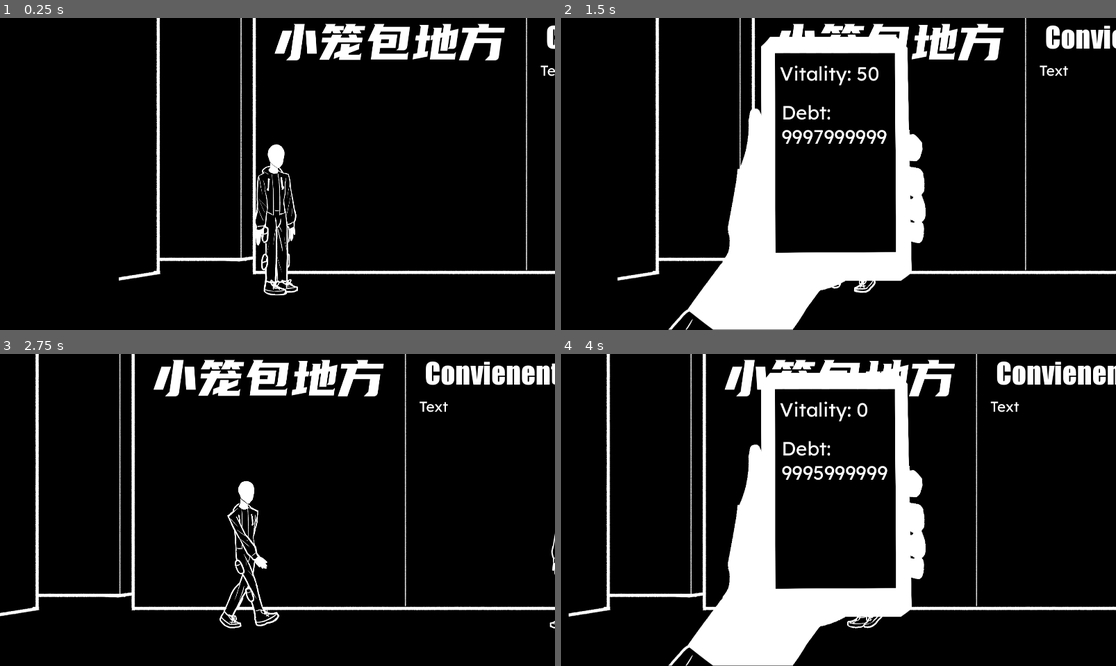
Above: before the commit, frames 1-4 (two rows, left to right).
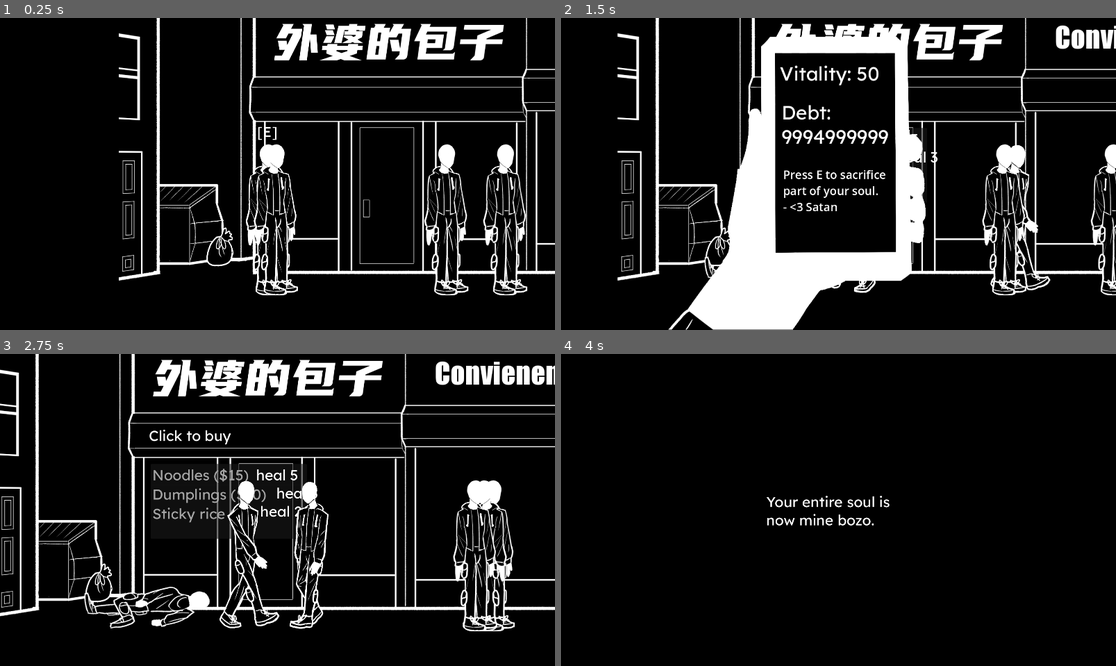
Above: after the commit, the same moments.

Repository: Cobble-Stun/Health-is-Currency
Game: Godot game, scene res://Scenes/Street.tscn
The game is run twice, just before and just after one commit, with the same random seed, the same clock (stepped at 60 frames per second) and the same inputs.
Inputs (mouse positions are in pixels of both pictures, inside the frame that each line leads up to):
- Up to frame 1 (0.25 s): no input
- Up to frame 2 (1.5 s): tap Enter at 0.5, 1.25 s; move the mouse to (960, 158) at 0.52 s; hold Right (Right) 0.53-1.28 s; tap Tab (Phone) at 0.6 s; tap E (Sacrifice) at 0.8, 1.35 s; move the mouse to (727, 189) at 1.27 s; hold Left (Left) from 1.28 s (still down)
- Up to frame 3 (2.75 s): tap Tab (Phone) at 1.55 s; tap E (Sacrifice) at 2, 2.3 s; move the mouse to (333, 441) at 2.02 s; release Left (Left) at 2.03 s; hold Right (Right) from 2.03 s (still down); click (333, 441) at 2.1 s
- Up to frame 4 (4 s): tap Enter at 2.75 s; move the mouse to (810, 572) at 2.77 s; tap Tab (Phone) at 2.85 s; tap E (Sacrifice) at 3.5, 3.6 s; move the mouse to (1005, 556) at 3.52 s; release Right (Right) at 3.53 s; hold Left (Left) from 3.53 s (still down)

The runs differ from the first frame. In frame 1, 9.5% of the frame differs, in the area x 21-100%, y 1-89%; in frame 2, 8.6%; in frame 3, 13%; in frame 4, 20%, in the area x 1-100%, y 0-100%.

Commit message:
Added Enemy Death, and Stores

Diff:
--- a/Prefabs/enemy.tscn
+++ b/Prefabs/enemy.tscn
@@ -1,7 +1,13 @@
-[gd_scene load_steps=5 format=3 uid="uid://0jnmi4ke1jw"]
+[gd_scene load_steps=12 format=3 uid="uid://0jnmi4ke1jw"]
 
 [ext_resource type="Script" path="res://Scripts/Enemy.gd" id="1_g8ymc"]
+[ext_resource type="Texture2D" uid="uid://drttbblqq10i4" path="res://Sprites/Game Jam Dead.png" id="2_1r3wv"]
 [ext_resource type="Texture2D" uid="uid://cqrugh4s0mtfy" path="res://Sprites/Player/Idle.png" id="2_s2a1c"]
+[ext_resource type="Texture2D" uid="uid://um7iupkyx6j1" path="res://Sprites/Player/MC walk1.png" id="4_3d6kx"]
+[ext_resource type="Texture2D" uid="uid://dwifel4vjystf" path="res://Sprites/Player/MC walk2.png" id="5_1uqyl"]
+[ext_resource type="Texture2D" uid="uid://6hh8wi8hofk4" path="res://Sprites/Player/MC walk3.png" id="6_go40s"]
+[ext_resource type="Texture2D" uid="uid://g2kbao3r4064" path="res://Sprites/Player/MC walk4.png" id="7_of4he"]
+[ext_resource type="Theme" uid="uid://defr2d40hwy3d" path="res://Application/UI.tres" id="8_d5ebf"]
 
 [sub_resource type="RectangleShape2D" id="RectangleShape2D_u8g0o"]
 size = Vector2(144, 518)
@@ -10,12 +16,40 @@
 animations = [{
 "frames": [{
 "duration": 1.0,
+"texture": ExtResource("2_1r3wv")
+}],
+"loop": true,
+"name": &"Dead",
+"speed": 5.0
+}, {
+"frames": [{
+"duration": 1.0,
 "texture": ExtResource("2_s2a1c")
 }],
 "loop": true,
 "name": &"Idle",
 "speed": 5.0
+}, {
+"frames": [{
+"duration": 1.0,
+"texture": ExtResource("4_3d6kx")
+}, {
+"duration": 1.0,
+"texture": ExtResource("5_1uqyl")
+}, {
+"duration": 1.0,
+"texture": ExtResource("6_go40s")
+}, {
+"duration": 1.0,
+"texture": ExtResource("7_of4he")
+}],
+"loop": true,
+"name": &"Walking",
+"speed": 5.0
 }]
+
+[sub_resource type="RectangleShape2D" id="RectangleShape2D_eeycp"]
+size = Vector2(274, 518)
 
 [node name="Enemy" type="CharacterBody2D"]
 collision_layer = 2
@@ -28,7 +62,27 @@
 
 [node name="AnimatedSprite2D" type="AnimatedSprite2D" parent="."]
 sprite_frames = SubResource("SpriteFrames_5ijkp")
-animation = &"Idle"
+animation = &"Walking"
+frame = 2
+frame_progress = 0.0233641
 
 [node name="Timer" type="Timer" parent="."]
 one_shot = true
+
+[node name="Sacrifice Text" type="RichTextLabel" parent="."]
+visible = false
+offset_left = -43.0
+offset_top = -328.0
+offset_right = 37.0
+offset_bottom = -243.0
+theme = ExtResource("8_d5ebf")
+text = "[E]"
+
+[node name="CheckPlayer" type="Area2D" parent="."]
+
+[node name="CollisionShape2D" type="CollisionShape2D" parent="CheckPlayer"]
+position = Vector2(-14, 6)
+shape = SubResource("RectangleShape2D_eeycp")
+
+[connection signal="body_entered" from="CheckPlayer" to="." method="_on_check_player_body_entered"]
+[connection signal="body_exited" from="CheckPlayer" to="." method="_on_check_player_body_exited"]
--- a/Prefabs/player.tscn
+++ b/Prefabs/player.tscn
@@ -39,6 +39,7 @@
 }]
 
 [node name="Player" type="CharacterBody2D"]
+z_index = 1
 script = ExtResource("1_hqqdr")
 
 [node name="CollisionShape2D" type="CollisionShape2D" parent="."]
@@ -54,3 +55,8 @@
 animation = &"Run"
 frame = 3
 frame_progress = 0.999429
+
+[node name="AudioStreamPlayer" type="AudioStreamPlayer" parent="."]
+
+[node name="Timer" type="Timer" parent="."]
+wait_time = 2.5
--- a/Prefabs/store.tscn
+++ b/Prefabs/store.tscn
@@ -18,7 +18,22 @@
 offset_right = 257.0
 offset_bottom = -133.0
 theme = ExtResource("2_iqhh2")
-text = "Text"
+text = "Click to buy"
+
+[node name="ItemList" type="ItemList" parent="Text"]
+offset_left = 16.0
+offset_top = 106.0
+offset_right = 745.0
+offset_bottom = 364.0
+theme = ExtResource("2_iqhh2")
+
+[node name="Item descriptions" type="RichTextLabel" parent="Text"]
+layout_mode = 0
+offset_left = 295.0
+offset_top = 103.0
+offset_right = 632.0
+offset_bottom = 307.0
+theme = ExtResource("2_iqhh2")
 
 [connection signal="body_entered" from="." to="." method="_on_body_entered"]
 [connection signal="body_exited" from="." to="." method="_on_body_exited"]
--- a/Scenes/Apartment Intro.tscn
+++ b/Scenes/Apartment Intro.tscn
@@ -1,11 +1,11 @@
-[gd_scene load_steps=16 format=3 uid="uid://cr5li3pxq02kc"]
+[gd_scene load_steps=17 format=3 uid="uid://cr5li3pxq02kc"]
 
 [ext_resource type="Texture2D" uid="uid://43ddwdisde7j" path="res://Sprites/Backgrounds/Game Jam Bedroom.png" id="1_302dv"]
 [ext_resource type="PackedScene" uid="uid://x07dgs512pd7" path="res://Prefabs/dialogue.tscn" id="2_nehug"]
 [ext_resource type="PackedScene" uid="uid://fuaplykj6mmt" path="res://Prefabs/player.tscn" id="3_gjynm"]
-[ext_resource type="AudioStream" uid="uid://vtyoeouaskg2" path="res://Music/Calm before the Storm.ogg" id="4_apq3o"]
 [ext_resource type="Texture2D" uid="uid://bwwiekpcvatvn" path="res://Sprites/Satin.png" id="5_if8so"]
 [ext_resource type="Script" path="res://Scripts/Intro/Satin.gd" id="6_0a0g6"]
+[ext_resource type="AudioStream" uid="uid://dx1rosrj0qeyt" path="res://Music/Apartment Game Jam.ogg" id="6_60v2f"]
 [ext_resource type="Texture2D" uid="uid://d0tvsnnxu25r4" path="res://Sprites/Intro/Apartment Intro.png" id="7_3eau3"]
 [ext_resource type="Script" path="res://Scripts/Phone.gd" id="7_c1hlg"]
 [ext_resource type="Texture2D" uid="uid://clot6sosggjmb" path="res://Sprites/Game Jam Phone Overlay.png" id="8_dtsfq"]
@@ -51,6 +51,9 @@
 "Bring Up": SubResource("Animation_c6fbn")
 }
 
+[sub_resource type="Theme" id="Theme_irhqd"]
+default_font_size = 30
+
 [node name="Apartment Intro" type="Node2D"]
 
 [node name="StaticBody2D" type="StaticBody2D" parent="."]
@@ -89,22 +92,23 @@
 position = Vector2(150, 0)
 
 [node name="Music" type="AudioStreamPlayer" parent="."]
-stream = ExtResource("4_apq3o")
+stream = ExtResource("6_60v2f")
+autoplay = true
 
-[node name="CanvasLayer" type="CanvasLayer" parent="."]
+[node name="Phone" type="CanvasLayer" parent="."]
 script = ExtResource("7_c1hlg")
 
-[node name="PhoneOverlay" type="Sprite2D" parent="CanvasLayer"]
+[node name="PhoneOverlay" type="Sprite2D" parent="Phone"]
 position = Vector2(964, 2000)
 scale = Vector2(1.33, 1.33)
 texture = ExtResource("8_dtsfq")
 
-[node name="AnimationPlayer" type="AnimationPlayer" parent="CanvasLayer/PhoneOverlay"]
+[node name="AnimationPlayer" type="AnimationPlayer" parent="Phone/PhoneOverlay"]
 libraries = {
 "": SubResource("AnimationLibrary_eyqp3")
 }
 
-[node name="Health" type="RichTextLabel" parent="CanvasLayer/PhoneOverlay"]
+[node name="Health" type="RichTextLabel" parent="Phone/PhoneOverlay"]
 offset_left = -156.0
 offset_top = -293.0
 offset_right = 136.0
@@ -112,21 +116,55 @@
 theme = ExtResource("9_vitdj")
 text = "Vitality: 100"
 
-[node name="Debt" type="RichTextLabel" parent="CanvasLayer/PhoneOverlay"]
+[node name="Debt" type="RichTextLabel" parent="Phone/PhoneOverlay"]
 offset_left = -151.0
 offset_top = -192.0
-offset_right = 129.0
+offset_right = 145.0
 offset_bottom = 191.0
 theme = ExtResource("9_vitdj")
 text = "Debt: 9999999999"
 
-[node name="ApartmentIntro" type="Sprite2D" parent="CanvasLayer"]
+[node name="Message" type="RichTextLabel" parent="Phone/PhoneOverlay"]
+offset_left = -146.617
+offset_top = -20.3008
+offset_right = 156.383
+offset_bottom = 238.699
+theme = SubResource("Theme_irhqd")
+text = "Press E to sacrifice part of your soul.
+- <3 Satan"
+
+[node name="ApartmentIntro" type="Sprite2D" parent="Phone"]
 position = Vector2(960, 540)
 texture = ExtResource("7_3eau3")
 script = ExtResource("8_t3wqm")
 
-[node name="Timer" type="Timer" parent="CanvasLayer/ApartmentIntro"]
+[node name="Timer" type="Timer" parent="Phone/ApartmentIntro"]
 wait_time = 2.0
+
+[node name="GameOverUI" type="ColorRect" parent="Phone"]
+visible = false
+anchors_preset = 15
+anchor_right = 1.0
+anchor_bottom = 1.0
+grow_horizontal = 2
+grow_vertical = 2
+color = Color(0, 0, 0, 1)
+
+[node name="RichTextLabel" type="RichTextLabel" parent="Phone/GameOverUI"]
+layout_mode = 1
+anchors_preset = 8
+anchor_left = 0.5
+anchor_top = 0.5
+anchor_right = 0.5
+anchor_bottom = 0.5
+offset_left = -250.0
+offset_top = -60.0
+offset_right = 228.0
+offset_bottom = 326.0
+grow_horizontal = 2
+grow_vertical = 2
+theme = ExtResource("9_vitdj")
+text = "Your entire soul is now mine bozo."
 
 [node name="Laugh" type="AudioStreamPlayer" parent="."]
 stream = ExtResource("12_rl4gw")
--- a/Scenes/Apartment.tscn
+++ b/Scenes/Apartment.tscn
@@ -1,12 +1,13 @@
-[gd_scene load_steps=11 format=3 uid="uid://c6wf2lffkiu17"]
+[gd_scene load_steps=14 format=3 uid="uid://c6wf2lffkiu17"]
 
 [ext_resource type="Texture2D" uid="uid://43ddwdisde7j" path="res://Sprites/Backgrounds/Game Jam Bedroom.png" id="1_1mww1"]
+[ext_resource type="AudioStream" uid="uid://dx1rosrj0qeyt" path="res://Music/Apartment Game Jam.ogg" id="3_oodtb"]
 [ext_resource type="PackedScene" uid="uid://bcqe7f35gvo" path="res://Prefabs/load_scene.tscn" id="4_vy3gj"]
 [ext_resource type="Script" path="res://Scripts/Phone.gd" id="5_1iocs"]
 [ext_resource type="PackedScene" uid="uid://fuaplykj6mmt" path="res://Prefabs/player.tscn" id="5_hjnt5"]
 [ext_resource type="Texture2D" uid="uid://clot6sosggjmb" path="res://Sprites/Game Jam Phone Overlay.png" id="6_5lwtl"]
-[ext_resource type="AudioStream" uid="uid://vtyoeouaskg2" path="res://Music/Calm before the Storm.ogg" id="6_uywhw"]
 [ext_resource type="Theme" uid="uid://defr2d40hwy3d" path="res://Application/UI.tres" id="7_vksse"]
+[ext_resource type="Script" path="res://Scripts/SleepZone.gd" id="8_7jfhm"]
 
 [sub_resource type="Animation" id="Animation_s0yxl"]
 resource_name = "Bring Down"
@@ -46,6 +47,12 @@
 "Bring Up": SubResource("Animation_c6fbn")
 }
 
+[sub_resource type="Theme" id="Theme_opc4g"]
+default_font_size = 30
+
+[sub_resource type="RectangleShape2D" id="RectangleShape2D_yb38g"]
+size = Vector2(374.5, 353)
+
 [node name="Apartment" type="Node2D"]
 
 [node name="StaticBody2D" type="StaticBody2D" parent="."]
@@ -53,38 +60,39 @@
 scale = Vector2(0.75, 0.75)
 collision_layer = 3
 
-[node name="CollisionPolygon2D" type="CollisionPolygon2D" parent="StaticBody2D"]
-polygon = PackedVector2Array(450, 344, 450, -67, 877, -64, 877, -810, 1259, -822, 1214, 652, -1278, 627, -1247, -703, -908, -677, -919, 301)
-
 [node name="GameJamBedroom" type="Sprite2D" parent="StaticBody2D"]
 position = Vector2(0, -333.333)
 scale = Vector2(1.33333, 1.33333)
 texture = ExtResource("1_1mww1")
 
+[node name="CollisionPolygon2D" type="CollisionPolygon2D" parent="StaticBody2D"]
+polygon = PackedVector2Array(450, 344, 450, -67, 877, -64, 877, -810, 1259, -822, 1214, 652, -1278, 627, -1247, -703, -908, -677, -919, 301)
+
 [node name="Player" parent="." instance=ExtResource("5_hjnt5")]
 position = Vector2(150, 0)
 
-[node name="AudioStreamPlayer" type="AudioStreamPlayer" parent="."]
-stream = ExtResource("6_uywhw")
+[node name="Music" type="AudioStreamPlayer" parent="."]
+stream = ExtResource("3_oodtb")
+autoplay = true
 
 [node name="LoadScene" parent="." instance=ExtResource("4_vy3gj")]
 position = Vector2(-684, -43)
 scenePath = "res://Scenes/Street.tscn"
 
-[node name="CanvasLayer" type="CanvasLayer" parent="."]
+[node name="Phone" type="CanvasLayer" parent="."]
 script = ExtResource("5_1iocs")
 
-[node name="PhoneOverlay" type="Sprite2D" parent="CanvasLayer"]
+[node name="PhoneOverlay" type="Sprite2D" parent="Phone"]
 position = Vector2(964, 2000)
 scale = Vector2(1.33, 1.33)
 texture = ExtResource("6_5lwtl")
 
-[node name="AnimationPlayer" type="AnimationPlayer" parent="CanvasLayer/PhoneOverlay"]
+[node name="AnimationPlayer" type="AnimationPlayer" parent="Phone/PhoneOverlay"]
 libraries = {
 "": SubResource("AnimationLibrary_eyqp3")
 }
 
-[node name="Health" type="RichTextLabel" parent="CanvasLayer/PhoneOverlay"]
+[node name="Health" type="RichTextLabel" parent="Phone/PhoneOverlay"]
 offset_left = -156.0
 offset_top = -293.0
 offset_right = 136.0
@@ -92,10 +100,56 @@
 theme = ExtResource("7_vksse")
 text = "Vitality: 100"
 
-[node name="Debt" type="RichTextLabel" parent="CanvasLayer/PhoneOverlay"]
+[node name="Debt" type="RichTextLabel" parent="Phone/PhoneOverlay"]
 offset_left = -151.0
 offset_top = -192.0
-offset_right = 129.0
+offset_right = 144.0
 offset_bottom = 191.0
 theme = ExtResource("7_vksse")
 text = "Debt: 9999999999"
+
+[node name="Message" type="RichTextLabel" parent="Phone/PhoneOverlay"]
+offset_left = -146.617
+offset_top = -20.3008
+offset_right = 156.383
+offset_bottom = 238.699
+theme = SubResource("Theme_opc4g")
+text = "Press E to sacrifice part of your soul.
+- <3 Satan"
+
+[node name="GameOverUI" type="ColorRect" parent="Phone"]
+visible = false
+anchors_preset = 15
+anchor_right = 1.0
+anchor_bottom = 1.0
+grow_horizontal = 2
+grow_vertical = 2
+color = Color(0, 0, 0, 1)
+
+[node name="RichTextLabel" type="RichTextLabel" parent="Phone/GameOverUI"]
+layout_mode = 1
+anchors_preset = 8
+anchor_left = 0.5
+anchor_top = 0.5
+anchor_right = 0.5
+anchor_bottom = 0.5
+offset_left = -250.0
+offset_top = -60.0
+offset_right = 228.0
+offset_bottom = 326.0
+grow_horizontal = 2
+grow_vertical = 2
+theme = ExtResource("7_vksse")
+text = "Your entire soul is now mine bozo."
+
+[node name="SleepZone" type="Area2D" parent="."]
+script = ExtResource("8_7jfhm")
+
+[node name="CollisionShape2D" type="CollisionShape2D" parent="SleepZone"]
+position = Vector2(469.75, 56.5)
+shape = SubResource("RectangleShape2D_yb38g")
+
+[node name="Timer" type="Timer" parent="SleepZone"]
+
+[connection signal="body_entered" from="SleepZone" to="SleepZone" method="_on_body_entered"]
+[connection signal="body_exited" from="SleepZone" to="SleepZone" method="_on_body_exited"]
--- /dev/null
+++ b/Scenes/EnemySpawner.gd
@@ -0,0 +1,9 @@
+extends Node
+
+@export var enemyInstance: PackedScene
+
+func _ready():
+	for civilian in globals.civilianAmount:
+		var enemy = enemyInstance.instantiate()
+		enemy.position = Vector2(randf_range(-2600, 2600), 0)
+		add_child(enemy)
--- a/Scenes/Street.tscn
+++ b/Scenes/Street.tscn
@@ -1,9 +1,10 @@
-[gd_scene load_steps=14 format=3 uid="uid://caosqwpla8mi8"]
+[gd_scene load_steps=16 format=3 uid="uid://caosqwpla8mi8"]
 
 [ext_resource type="PackedScene" uid="uid://fuaplykj6mmt" path="res://Prefabs/player.tscn" id="2_hmyee"]
-[ext_resource type="Texture2D" uid="uid://dortcsi5p7trm" path="res://Sprites/Backgrounds/Street.png" id="2_lo36n"]
+[ext_resource type="Texture2D" uid="uid://carmgphtmub6v" path="res://Sprites/Backgrounds/Street.png" id="2_lo36n"]
 [ext_resource type="AudioStream" uid="uid://vtyoeouaskg2" path="res://Music/Calm before the Storm.ogg" id="3_4v41p"]
 [ext_resource type="Script" path="res://Scripts/Phone.gd" id="5_eocq7"]
+[ext_resource type="Script" path="res://Scenes/EnemySpawner.gd" id="5_k5qli"]
 [ext_resource type="PackedScene" uid="uid://0jnmi4ke1jw" path="res://Prefabs/enemy.tscn" id="5_s6yda"]
 [ext_resource type="Texture2D" uid="uid://clot6sosggjmb" path="res://Sprites/Game Jam Phone Overlay.png" id="6_gifji"]
 [ext_resource type="Theme" uid="uid://defr2d40hwy3d" path="res://Application/UI.tres" id="7_nj1fw"]
@@ -51,18 +52,79 @@
 "Bring Up": SubResource("Animation_c6fbn")
 }
 
+[sub_resource type="Theme" id="Theme_wuuwf"]
+default_font_size = 30
+
 [node name="Street" type="Node2D"]
 
 [node name="Street" type="Sprite2D" parent="."]
 position = Vector2(0, -200)
 texture = ExtResource("2_lo36n")
 
-[node name="AudioStreamPlayer" type="AudioStreamPlayer" parent="."]
+[node name="Store" parent="." instance=ExtResource("9_qo3wo")]
+position = Vector2(-1129, 35)
+
+[node name="Text" parent="Store" index="1"]
+visible = false
+offset_left = -272.0
+offset_top = -507.0
+offset_right = 587.0
+offset_bottom = -65.0
+
+[node name="ItemList" parent="Store/Text" index="1"]
+layout_mode = 0
+offset_left = 6.0
+offset_top = 124.0
+offset_right = 733.0
+offset_bottom = 382.0
+item_count = 2
+item_0/text = "Chemicals ($20)"
+item_1/text = "Candy ($2)"
+
+[node name="Item descriptions" parent="Store/Text" index="2"]
+offset_left = 297.0
+offset_top = 130.0
+offset_right = 1041.0
+offset_bottom = 334.0
+text = "		 3 cook meth
+heal 1	"
+
+[node name="Store2" parent="." instance=ExtResource("9_qo3wo")]
+position = Vector2(-1986, 44)
+
+[node name="Text" parent="Store2" index="1"]
+visible = false
+offset_left = -340.0
+offset_top = -483.0
+offset_right = 263.0
+offset_bottom = -41.0
+
+[node name="ItemList" parent="Store2/Text" index="1"]
+layout_mode = 0
+offset_left = 6.0
+offset_top = 130.0
+offset_right = 547.0
+offset_bottom = 388.0
+item_count = 3
+item_0/text = "Noodles ($15)"
+item_1/text = "Dumplings ($10)"
+item_2/text = "Sticky rice ($5)"
+
+[node name="Item descriptions" parent="Store2/Text" index="2"]
+offset_left = 371.0
+offset_top = 136.0
+offset_bottom = 342.0
+text = "heal 5
+     heal 3
+ heal 2"
+
+[node name="Music" type="AudioStreamPlayer" parent="."]
 stream = ExtResource("3_4v41p")
 autoplay = true
 
-[node name="Enemy" parent="." instance=ExtResource("5_s6yda")]
-position = Vector2(-600, 0)
+[node name="Node" type="Node" parent="."]
+script = ExtResource("5_k5qli")
+enemyInstance = ExtResource("5_s6yda")
 
 [node name="Player" parent="." instance=ExtResource("2_hmyee")]
 position = Vector2(-2300, 0)
@@ -72,22 +134,31 @@
 collision_layer = 3
 
 [node name="CollisionShape2D" type="CollisionShape2D" parent="Test"]
+position = Vector2(2176, -48)
 shape = SubResource("RectangleShape2D_1i1cv")
 
-[node name="CanvasLayer" type="CanvasLayer" parent="."]
+[node name="Test2" type="StaticBody2D" parent="."]
+position = Vector2(700, 0)
+collision_layer = 3
+
+[node name="CollisionShape2D" type="CollisionShape2D" parent="Test2"]
+position = Vector2(-3618, -108)
+shape = SubResource("RectangleShape2D_1i1cv")
+
+[node name="Phone" type="CanvasLayer" parent="."]
 script = ExtResource("5_eocq7")
 
-[node name="PhoneOverlay" type="Sprite2D" parent="CanvasLayer"]
+[node name="PhoneOverlay" type="Sprite2D" parent="Phone"]
 position = Vector2(964, 2000)
 scale = Vector2(1.33, 1.33)
 texture = ExtResource("6_gifji")
 
-[node name="AnimationPlayer" type="AnimationPlayer" parent="CanvasLayer/PhoneOverlay"]
+[node name="AnimationPlayer" type="AnimationPlayer" parent="Phone/PhoneOverlay"]
 libraries = {
 "": SubResource("AnimationLibrary_eyqp3")
 }
 
-[node name="Health" type="RichTextLabel" parent="CanvasLayer/PhoneOverlay"]
+[node name="Health" type="RichTextLabel" parent="Phone/PhoneOverlay"]
 offset_left = -156.0
 offset_top = -293.0
 offset_right = 136.0
@@ -95,17 +166,51 @@
 theme = ExtResource("7_nj1fw")
 text = "Vitality: 100"
 
-[node name="Debt" type="RichTextLabel" parent="CanvasLayer/PhoneOverlay"]
+[node name="Debt" type="RichTextLabel" parent="Phone/PhoneOverlay"]
 offset_left = -151.0
 offset_top = -192.0
-offset_right = 129.0
+offset_right = 144.0
 offset_bottom = 191.0
 theme = ExtResource("7_nj1fw")
 text = "Debt: 9999999999"
 
+[node name="Message" type="RichTextLabel" parent="Phone/PhoneOverlay"]
+offset_left = -146.617
+offset_top = -20.3008
+offset_right = 156.383
+offset_bottom = 238.699
+theme = SubResource("Theme_wuuwf")
+text = "Press E to sacrifice part of your soul.
+- <3 Satan"
+
+[node name="GameOverUI" type="ColorRect" parent="Phone"]
+visible = false
+anchors_preset = 15
+anchor_right = 1.0
+anchor_bottom = 1.0
+grow_horizontal = 2
+grow_vertical = 2
+color = Color(0, 0, 0, 1)
+
+[node name="RichTextLabel" type="RichTextLabel" parent="Phone/GameOverUI"]
+layout_mode = 1
+anchors_preset = 8
+anchor_left = 0.5
+anchor_top = 0.5
+anchor_right = 0.5
+anchor_bottom = 0.5
+offset_left = -250.0
+offset_top = -60.0
+offset_right = 228.0
+offset_bottom = 326.0
+grow_horizontal = 2
+grow_vertical = 2
+theme = ExtResource("7_nj1fw")
+text = "Your entire soul is now mine bozo."
+
 [node name="LoadScene" parent="." instance=ExtResource("8_1p8uk")]
 position = Vector2(-2813, -19)
 scenePath = "res://Scenes/Apartment.tscn"
 
-[node name="Store" parent="." instance=ExtResource("9_qo3wo")]
-position = Vector2(-1129, 35)
+[editable path="Store"]
+[editable path="Store2"]
--- a/Scripts/Enemy.gd
+++ b/Scripts/Enemy.gd
@@ -3,26 +3,30 @@
 enum {
 	Idle,
 	Walking,
-	Attacking
+	Dead
 }
 var state = Idle
+var canSacrifice = false
+var dead = false
 var timerStarted = false
 var rndState
 var rndWalkLocation: float
 
+var sacrificeSound = preload("res://Sounds/Soul Sacrifice.wav")
+
+@onready var soundPlayer = get_node("/root/Street/Player/AudioStreamPlayer")
 @onready var timer = $Timer
 @onready var sprite = $AnimatedSprite2D
-
-func _ready():
-	pass
+@onready var text = $"Sacrifice Text"
 
 func _process(delta):
 	StateMachine(delta)
+	SacrificeSelf()
 	DecideTypeOfMovement()
 	move_and_slide()
 
 func DecideTypeOfMovement():
-	if timerStarted == false:
+	if timerStarted == false and dead != true:
 		timerStarted = true
 		rndState = randi_range(1, 2)
 		timer.start()
@@ -38,13 +42,36 @@
 func StateMachine(delta):
 	match state:
 		Idle:
-			pass
+			sprite.play("Idle")
 		Walking:
 			self.position = self.position.lerp(Vector2(self.position.x + rndWalkLocation, self.position.y), 4 * delta)
-		Attacking:
-			pass
+			sprite.play("Walking")
+		Dead:
+			dead = true
+			sprite.play("Dead")
+			text.visible = false
 
 	if rndWalkLocation > 0:
 		sprite.flip_h = false
 	elif rndWalkLocation < 0:
 		sprite.flip_h = true
+
+func SacrificeSelf():
+	if Input.is_action_just_pressed("Sacrifice") and canSacrifice and !dead:
+		soundPlayer.stream = sacrificeSound
+		soundPlayer.play()
+		globals.civilianAmount -= 1
+		globals.debt -= 1000000
+		rndState = 0
+		rndWalkLocation = 0
+		state = Dead
+
+func _on_check_player_body_entered(body):
+	if body.name == "Player":
+		text.visible = true
+		canSacrifice = true
+
+func _on_check_player_body_exited(body):
+	if body.name == "Player":
+		text.visible = false
+		canSacrifice = false
--- a/Scripts/Globals.gd
+++ b/Scripts/Globals.gd
@@ -2,3 +2,6 @@
 
 var health = 100
 var debt = 9999999999
+var civilianAmount = 7
+var dayNumber = 1
+var mysteryChems = 0
--- a/Scripts/Phone.gd
+++ b/Scripts/Phone.gd
@@ -1,6 +1,9 @@
 extends CanvasLayer
 
 var phoneUp = false
+var sacrificeSound = preload("res://Sounds/Soul Sacrifice.wav")
+
+@onready var soundPlayer = get_parent().get_node("Player/AudioStreamPlayer")
 @onready var phoneOverlay = $PhoneOverlay
 @onready var animPlayer = $PhoneOverlay/AnimationPlayer
 @onready var healthText = $PhoneOverlay/Health
@@ -33,7 +36,9 @@
 
 func SacrificeHealth():
 	if Input.is_action_just_pressed("Sacrifice") and phoneUp:
+		soundPlayer.stream = sacrificeSound
+		soundPlayer.play()
 		globals.health -= 25
-		globals.debt -= 1000000
+		globals.debt -= 2000000
 		healthText.text = "Vitality: " + str(globals.health)
 		debtText.text = "Debt: " + str(globals.debt)
--- a/Scripts/Player.gd
+++ b/Scripts/Player.gd
@@ -1,9 +1,15 @@
 extends CharacterBody2D
 
+const SPEED = 450.0
+var dead = false
+var laugh = preload("res://Sounds/Satanic laugh.ogg")
+
+@onready var timer = $Timer
 @onready var camera = $Camera2D
 @onready var playerSprite = $AnimatedSprite2D
-const SPEED = 450.0
-
+@onready var playerSfx = $AudioStreamPlayer
+@onready var gameOverUI = get_parent().get_node("Phone/GameOverUI")
+@onready var musicPlayer = get_parent().get_node("Music")
 
 func _physics_process(delta):
 	var direction = Input.get_axis("Left", "Right")
@@ -24,3 +30,23 @@
 		camera.drag_horizontal_offset = 1
 
 	move_and_slide()
+	DeathCheck()
+
+func DeathCheck():
+	if globals.health <= 0 and !dead or globals.debt >= 10000000000 and !dead:
+		Die()
+func Die():
+	playerSfx.stream = laugh
+	playerSfx.play()
+	dead = true
+	gameOverUI.visible = true
+	musicPlayer.stop()
+	timer.start()
+	await timer.timeout
+	globals.health = 100
+	globals.debt = 9999999999
+	globals.civilianAmount = 7
+	globals.dayNumber = 1
+	globals.mysteryChems = 0
+	dead = true
+	get_tree().change_scene_to_file("res://Scenes/Apartment.tscn")
--- /dev/null
+++ b/Scripts/SleepZone.gd
@@ -0,0 +1,22 @@
+extends Area2D
+
+var canSleep = false
+
+@onready var timer = $Timer
+
+func _process(_delta):
+	if canSleep == true and Input.is_action_just_pressed("Sacrifice"):
+		sleep()
+
+
+func sleep():
+	globals.dayNumber += 1
+
+func _on_body_entered(body):
+	if body.name == "Player":
+		canSleep = true
+
+
+func _on_body_exited(body):
+	if body.name == "Player":
+		canSleep = false
--- a/Scripts/Store.gd
+++ b/Scripts/Store.gd
@@ -1,13 +1,16 @@
 extends Area2D
 
+var inStore = false
 @onready var text = $Text
+@export var textMessage: String
+
 
 func _on_body_entered(body):
 	if body.name == "Player":
 		text.visible = true
-	else:
-		text.visible = false
+		inStore = true
 
 func _on_body_exited(body):
 	if body.name == "Player":
 		text.visible = false
+		inStore = false
Not shown, added: Music/Apartment Game Jam.ogg.import
Not shown, changed: Music/Calm before the Storm.ogg.import
Not shown, added: Sounds/Buy.ogg.import
Binary file changed: Sprites/Backgrounds/Street.png
Not shown, changed: Sprites/Backgrounds/Street.png.import
Binary file added: Sprites/Game Jam Dead.png
Not shown, added: Sprites/Game Jam Dead.png.import
Not shown, added: Music/Apartment Game Jam.ogg
Not shown, added: Sounds/Buy.ogg
